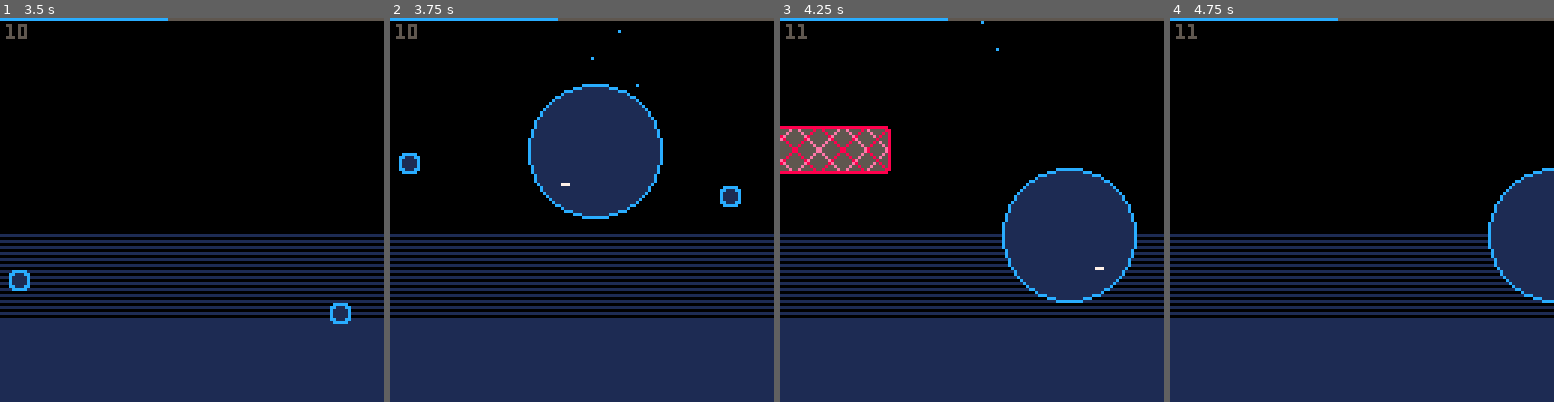
Above: before the commit, frames 1-4 (left to right).
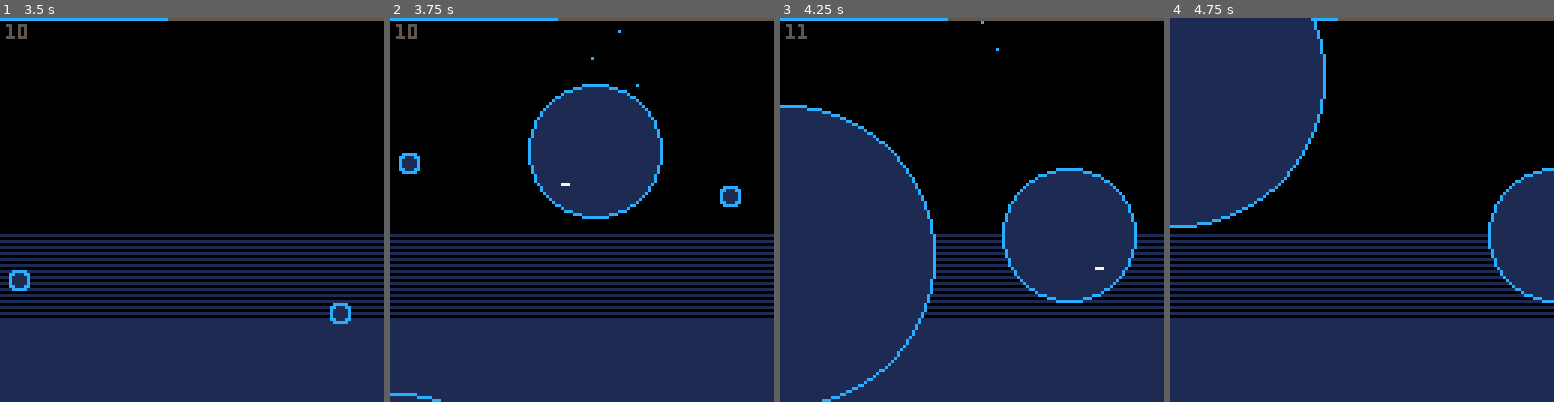
Above: after the commit, the same moments.

Repository: abemassry/rain-drop
Game: PICO-8 cartridge raindrop1.p8
Two runs of this game, one before a commit and one after it. Both use one fixed random seed, a clock stepped at 60 frames per second and the inputs below.
Inputs:
- Up to frame 1 (3.5 s): tap X (X key) at 0.33, 1.07, 1.85, 2.97 s; tap O (Z key) at 0.7, 1.7, 2.1, 2.5, 2.9, 3.3 s; hold Right 1.6-2.1 s; hold Up 2.15-2.42 s; hold Right 2.47-3.03 s; hold Left from 3.08 s (still down)
- Up to frame 2 (3.75 s): release Left at 3.58 s; hold Down from 3.63 s (still down); tap O (Z key) at 3.7 s
- Up to frame 3 (4.25 s): release Down at 3.97 s; hold Right from 4.02 s (still down); tap X (X key) at 4.08 s; tap O (Z key) at 4.1 s
- Up to frame 4 (4.75 s): tap O (Z key) at 4.5 s; release Right at 4.68 s; hold Up from 4.73 s (still down)

Frame 1 is identical in both runs. In frame 2, 0.1% of the frame differs, in the area x 0-14%, y 97-100%; in frame 3, 15%; in frame 4, 19%, in the area x 0-41%, y 0-55%.

Commit message:
got huge raindrops working

Diff:
--- a/raindrop1.p8
+++ b/raindrop1.p8
@@ -15,6 +15,7 @@
 	girders={}
 	drones={}
 	evil_green={}
+	huge_drops={}
 	water_shimmer={}
 	overlay_state = 0
 	-- overlay_state 0 title screen
@@ -978,69 +979,42 @@
 end
 
 function add_new_huge()
-	h=flr(rnd(2))
-	if (h==0) then
-		lr=flr(rnd(64))
+	handed=flr(rnd(2))
+	if handed % 2 == 0 then
+		h = 1
 	else
-		lr=flr(rnd(64)) + 60
-	end
-	add(girders, {
-		handed=h,
-		x=lr,
-		y=132,
+		h = 127
+	end
+	radius=50
+	multiplier=(flr(radius/(1.3)))
+	add(huge_drops, {
+		x=h,
+		y=175,
+		r=radius,
+		m=multiplier,
 		remove=function(self)
-			del(girders, self)
+			del(huge_drops, self)
 		end,
 		draw=function(self)
-			if (self.handed == 0) then
-				-- left handed
-				spr(32, self.x, self.y, 1, 2, true, false)
-				for i=1,16 do
-					if i % 2 == 0 then
-						spr(33, girder_size(self.x, self.handed, i), self.y, 1, 2, true, false)
-					else
-						spr(33, girder_size(self.x, self.handed, i), self.y, 1, 2)
-					end
-				end
-			else
-				-- right handed
-				spr(32, self.x, self.y, 1, 2)
-				for i=1,16 do
-					if i % 2 == 0 then
-						spr(33, girder_size(self.x, self.handed, i), self.y, 1, 2, true, false)
-					else
-						spr(33, girder_size(self.x, self.handed, i), self.y, 1, 2)
-					end
-				end
-			end
+			circfill(self.x, self.y, self.r, 1)
+			circ(self.x, self.y, self.r, 12)
 		end,
 		update=function(self)
-			-- self.y-=(weight_to_speed(one_up.weight, one_up.accel) / 350)
 			self.y-=(weight_to_speed(one_up.weight, one_up.accel))
-			if (self.handed == 1) then
-				right_edge = -8
-				left_edge = 0
-			else
-				right_edge = 0
-				left_edge = 15
-			end
 			osx_min = one_up.x - one_up.size - 1
 			osx_max = one_up.x + one_up.size + 1
 			osy_min = one_up.y - one_up.size - 1
 			osy_max = one_up.y + one_up.size + 1
-			for i=1,16 do
-				if (girder_size(self.x, self.handed, i) + left_edge > osx_min and
-						girder_size(self.x, self.handed, i) + right_edge < osx_max and
-						self.y + 16 > osy_min and
-						self.y < osy_max) then
-							if hit_token > 100 then
-								one_up_hit = 1
-							end
-							-- del(girders, self) -- TODO: change this
-				end
-			end
-			if self.y < -30 then
-				del(girders, self)
+			if (self.x+self.m > osx_min and
+					self.x-self.m < osx_max and
+					self.y+self.m > osy_min and
+					self.y-self.m < osy_max) then
+					if (hit_token > 100) then
+						one_up_hit = 1
+					end
+			end
+			if self.y < -self.r then
+				del(huge_drops, self)
 			end
 		end
 	})
@@ -1090,6 +1064,7 @@
 	clouds={}
 	girders={}
 	evil_green={}
+	huge_drops={}
 	water_shimmer={}
 	overlay_state = 1
 
@@ -1194,6 +1169,9 @@
 			end
 			e:update()
 		end
+		for h in all(huge_drops) do
+			h:update()
+		end
 		if one_up.weight > 10 and i > 15 and negative_altitude < 176.5 then
 			add_new_droplet(130)
 			i=0
@@ -1224,7 +1202,7 @@
 			add_new_evil_green()
 			drone_token = 0
 		end
-		if drone_token > 100 and negative_altitude > 30 and negative_altitude < 100 and one_up.weight > 25 and level == 3 then
+		if drone_token > 100 and negative_altitude > 30 and negative_altitude < 175 and one_up.weight > 25 and level == 3 then
 			add_new_huge()
 			drone_token = 0
 		end
@@ -1254,6 +1232,10 @@
 
 				for e in all(evil_green) do
 					e:remove()
+				end
+
+				for h in all(huge_drops) do
+					h:remove()
 				end
 
 				for dr in all(droplets) do
@@ -1353,6 +1335,10 @@
 
 		for e in all(evil_green) do
 			e:draw()
+		end
+
+		for h in all(huge_drops) do
+			h:draw()
 		end
 
 		-- print('cpu:'..flr(stat(1)*100)..'%', 0, 6, 7)
Not shown, changed: todo.txt
